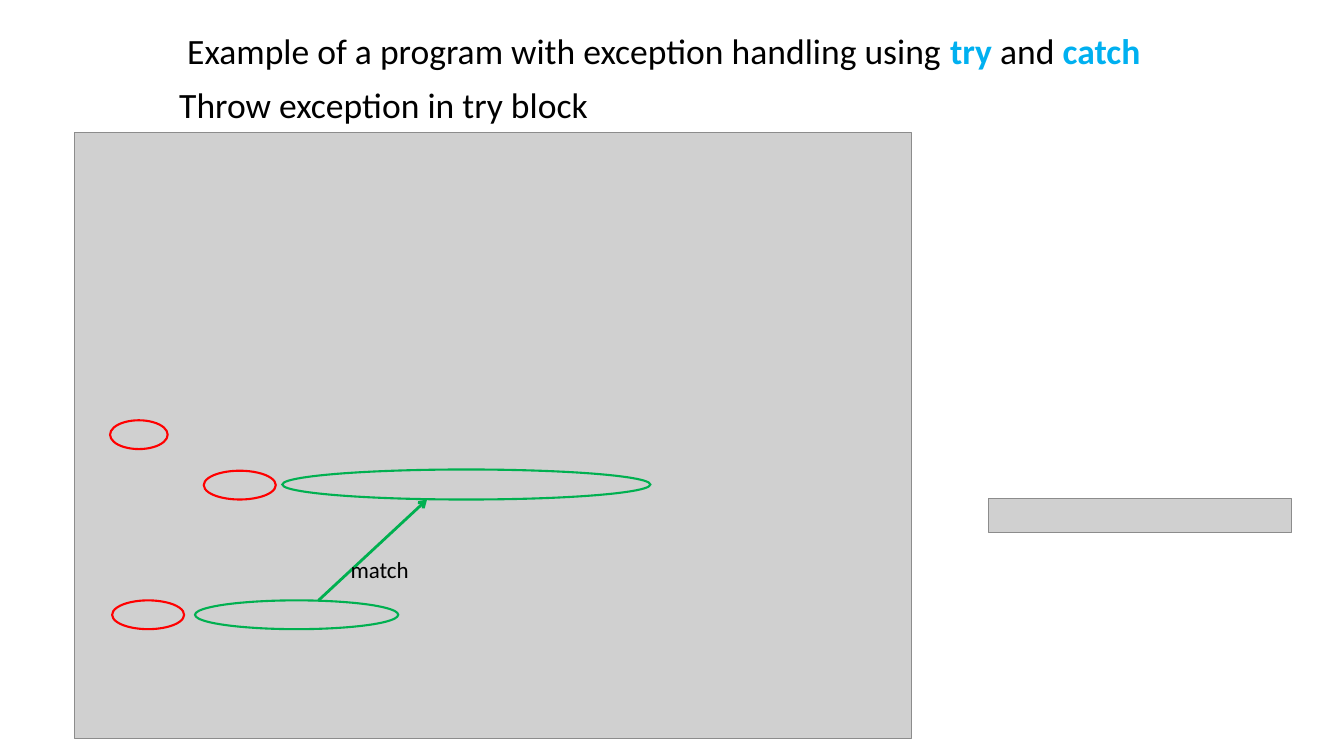
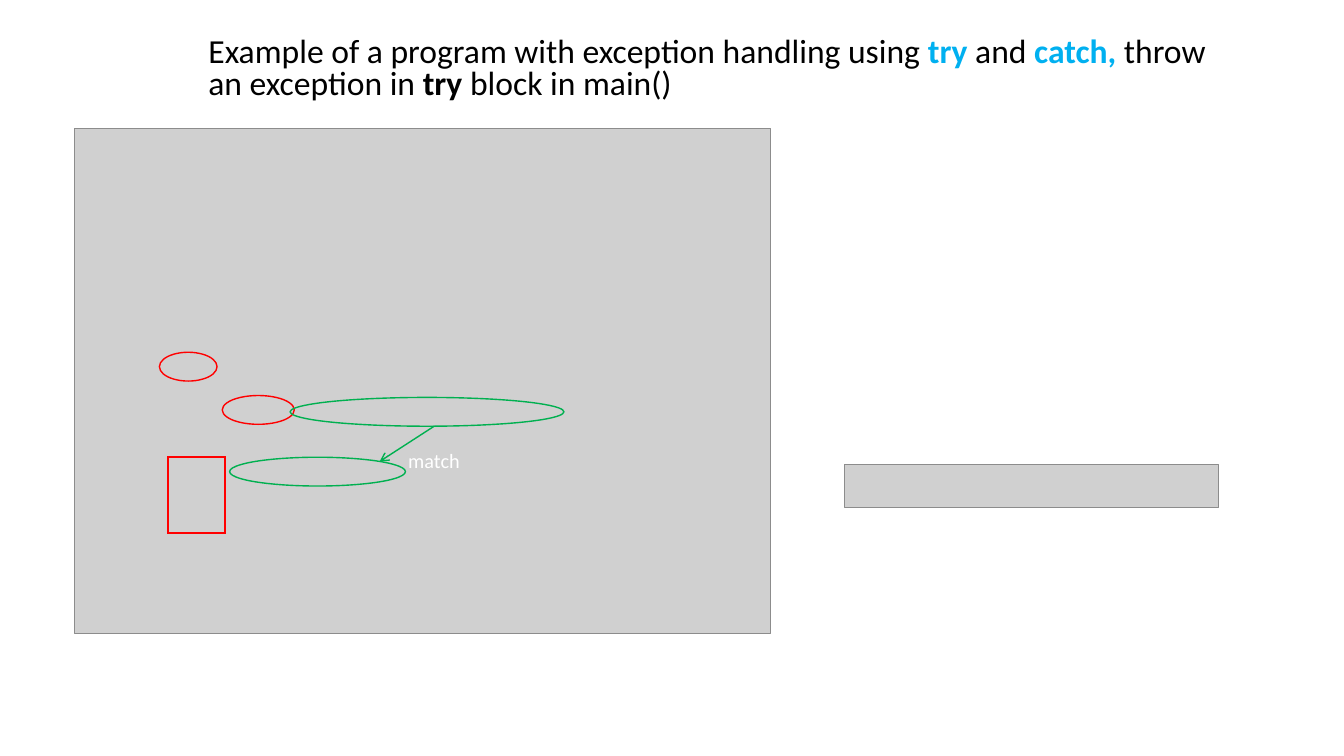
Before and after one commit to ShiqiYu/CPP, a slide deck: slide 11 of week14/Lab14.pptx. Drawn at 1344x756 pixels with LibreOffice and Linux fonts; fonts in the diff are those of the drawing; grey boxes stand for pictures; background and template pictures are left out. Boxes give left, top, right and bottom in pixels: in the first picture for what was removed or moved away, otherwise in the second. Text is boxed around its words. In the diff, an @@ line names an element or a change of style, - is before the commit and + after.

```diff
--- a/week14/Lab14.pptx
+++ b/week14/Lab14.pptx
@@ text at box(208, 39, 1206, 101): text changed; size 25.4 to 24 pt @@
-  Example of a program with exception handling using try and catch
-  Throw exception in try block
+  Example of a program with exception handling using try and catch, throw an exception in try block in main()
@@ picture: place and size @@
-picture at box(74, 132, 911, 738)
+picture at box(74, 128, 770, 633)
@@ ellipse at box(159, 353, 217, 382): outline #FF0000 1.5 pt to #FF0000 1 pt @@
@@ ellipse: place and size @@
-ellipse at box(110, 420, 167, 450)
+ellipse at box(159, 353, 217, 382)
@@ ellipse: place and size @@
-ellipse at box(204, 471, 275, 500)
+ellipse at box(222, 395, 293, 424)
@@ ellipse at box(222, 395, 293, 424): outline #FF0000 1.5 pt to #FF0000 1 pt @@
@@ ellipse added at box(290, 397, 565, 426), outline #00B050 1 pt @@
@@ arrow added from (435, 426) to (380, 462), #00B050 1 pt @@
@@ text "match": place and size @@
-text "match" at box(351, 559, 409, 578)
+text "match" at box(408, 454, 460, 468)
@@ text "match" at box(408, 454, 460, 468): size 16.4 to 14.5 pt, text colour #000000 to #FFFFFF @@
@@ rectangle added at box(167, 458, 225, 533), outline #FF0000 1.5 pt @@
@@ ellipse added at box(230, 458, 405, 487), outline #00B050 1 pt @@
@@ ellipse removed at box(282, 470, 650, 500) @@
@@ picture added at box(845, 465, 1219, 508) @@
@@ arrow removed from (319, 601) to (427, 500) @@
@@ picture removed at box(989, 499, 1292, 533) @@
@@ ellipse removed at box(112, 601, 184, 630) @@
@@ ellipse removed at box(195, 601, 398, 630) @@
```
Also in this commit, not shown: 14 other slides changed, 9 slides added, 14 slides removed.
